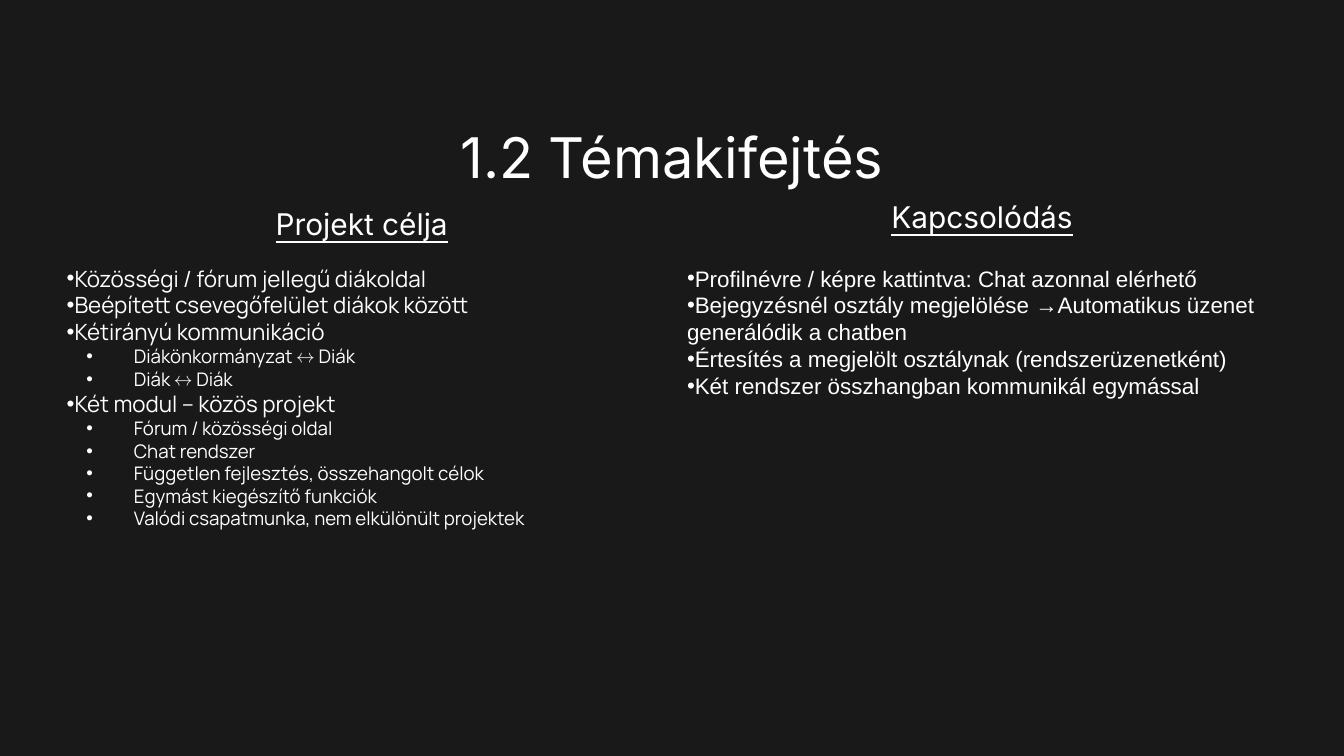
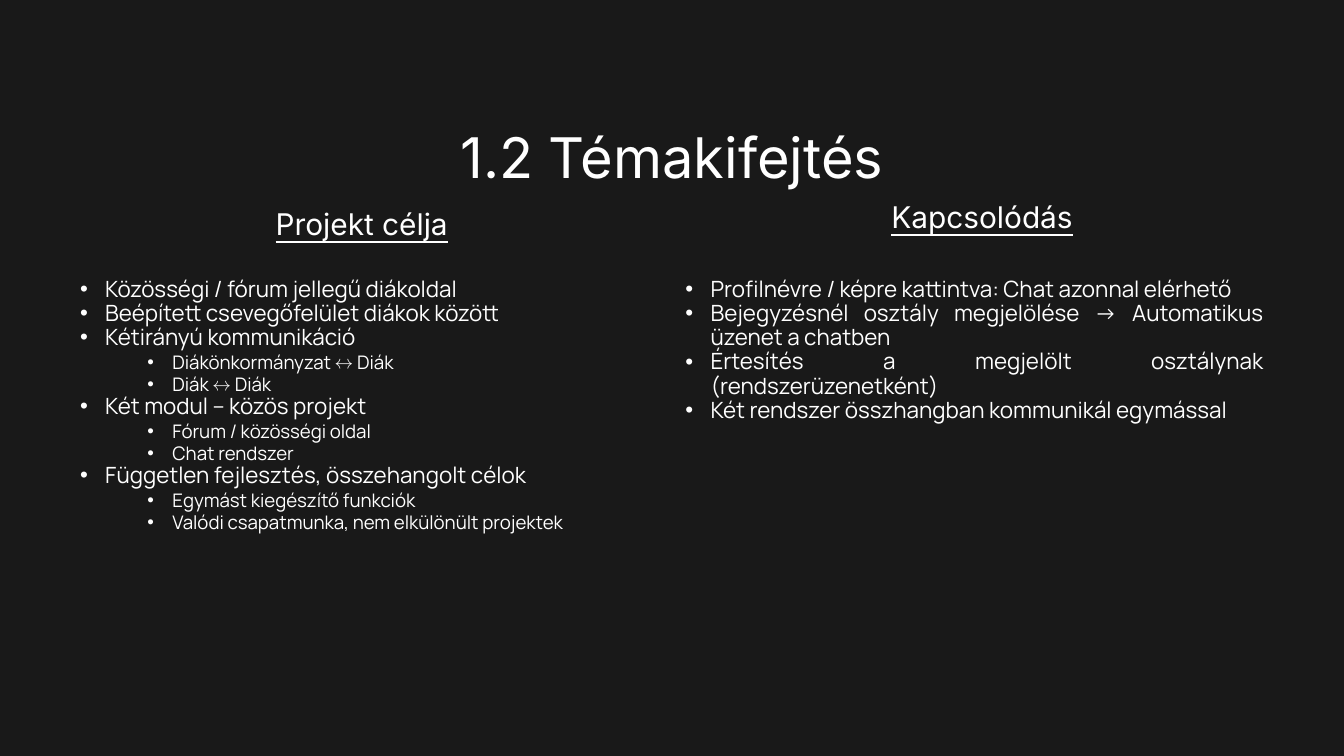
Before and after one commit to Dominik488/ViszgaRemek, a slide deck: slide 4 of documentation.pptx. Drawn at 1344x756 pixels with LibreOffice and Linux fonts; fonts in the diff are those of the drawing; background and template pictures are left out. Boxes give left, top, right and bottom in pixels: in the first picture for what was removed or moved away, otherwise in the second. Text is boxed around its words. In the diff, an @@ line names an element or a change of style, - is before the commit and + after.

```diff
--- a/documentation.pptx
+++ b/documentation.pptx
@@ text "Közösségi / fórum jellegű diákoldal" at (105, 279, 563, 534): size 10 to 12 pt in "Független fejlesztés, összehangolt célok"; alignment left to justified; indent changed; less space between paragraphs; list level 2 to 3 in "Diákönkormányzat ↔ Diák"; line spacing 0.9 to 1; list level 2 to 3 in "Diák ↔ Diák"; list level 2 to 1 in "Független fejlesztés, összehangolt célok" @@
@@ text "Profilnévre / képre kattintva: Chat ...": place and size @@
-text "Profilnévre / képre kattintva: Chat ..." at (687, 270, 1254, 399)
+text "Profilnévre / képre kattintva: Chat ..." at (711, 279, 1263, 424)
@@ text at (711, 279, 1263, 424): font Arial to Manrope in "Profilnévre / képre kattintva: Chat azonnal elérhető", "Értesítés a megjelölt osztálynak (rendszerüzenetként)", "Két rendszer összhangban kommunikál egymással"; alignment left to justified; indent changed; less space between paragraphs @@
@@ text at (711, 301, 1263, 352): text changed; font Arial to Manrope @@
-• Bejegyzésnél osztály megjelölése →Automatikus üzenet generálódik a chatben
+• Bejegyzésnél osztály megjelölése → Automatikus üzenet a chatben
```
Also in this commit, not shown: 11 other slides changed, 23 slides added, 4 slides removed.
